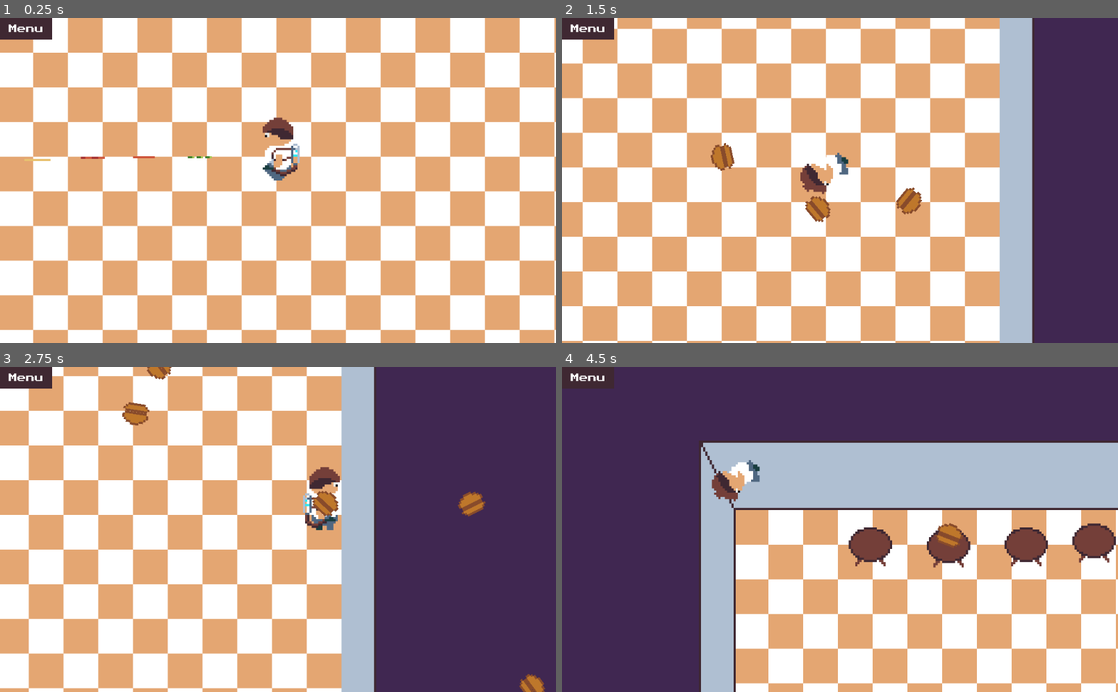
Above: before the commit, frames 1-4 (two rows, left to right).
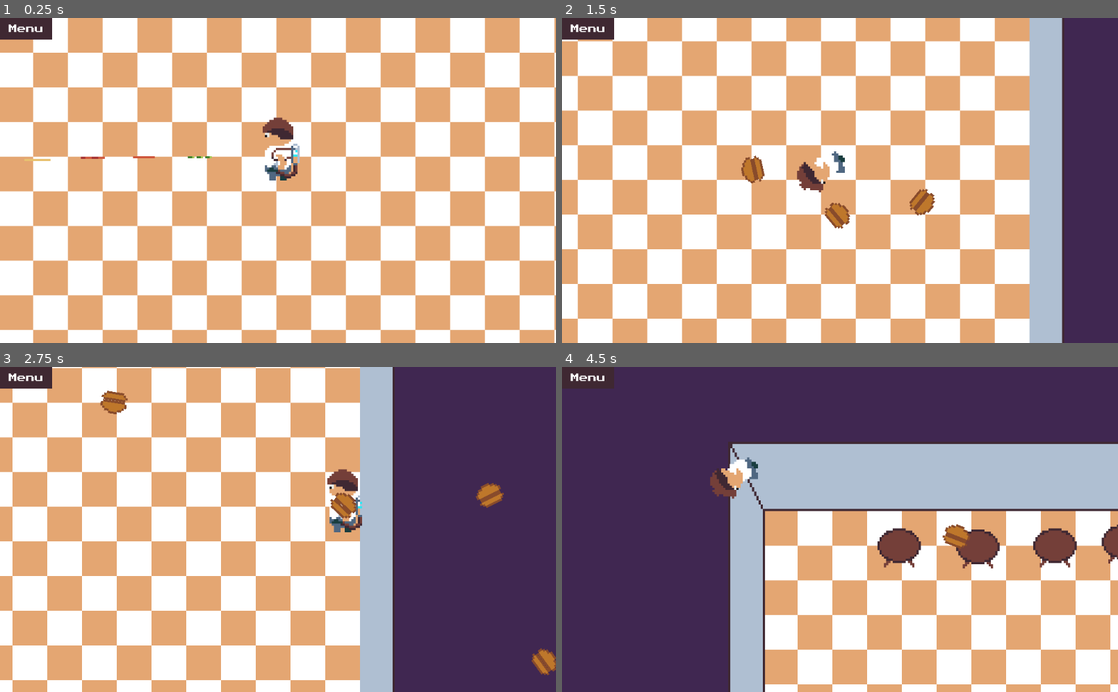
Above: after the commit, the same moments.

Repository: dardanbujupaj/night-shift
Game: Godot game, scene res://scenes/Diner.tscn
Same seed, same stepped clock (60 frames per second), same inputs: the game is played once before the commit and once after it. Sound files missing from this copy of the repository are replaced by a short silence.
Inputs (mouse positions are in pixels of both pictures, inside the frame that each line leads up to):
- Up to frame 1 (0.25 s): no input
- Up to frame 2 (1.5 s): move the mouse to (962, 164) at 0.52 s; press the mouse at (962, 164) at 0.53 s; hold D (move_right) 0.53-1.28 s; move the mouse to (728, 196) at 1.27 s; release the mouse at (728, 196) at 1.28 s; hold S (move_down) from 1.28 s (still down); right-click (728, 196) at 1.35 s
- Up to frame 3 (2.75 s): click (166, 545) at 1.55 s; move the mouse to (333, 458) at 2.02 s; release S (move_down) at 2.03 s; press the mouse at (333, 458) at 2.03 s; hold D (move_right) from 2.03 s (still down)
- Up to frame 4 (4.5 s): move the mouse to (812, 594) at 2.77 s; release D (move_right) at 2.78 s; release the mouse at (812, 594) at 2.78 s; hold W (move_up) 2.78-3.53 s; tap R at 2.85 s; click (812, 594) at 3.05 s; move the mouse to (1006, 578) at 3.52 s; press the mouse at (1006, 578) at 3.53 s; hold A (move_left) from 3.53 s (still down); move the mouse to (673, 480) at 4.27 s; release the mouse at (673, 480) at 4.28 s; right-click (673, 480) at 4.35 s

The runs differ from the first frame. In frame 1, 0.2% of the frame differs, in the area x 47-54%, y 42-50%; in frame 2, 61%, in the area x 0-91%, y 0-100%; in frame 3, 41%; in frame 4, 38%.

Commit message:
Add COMBO text to PopupLabel for Ingredients. Add color modulate if character or zombies are hit. add a crosshair. spawn more ingredients!!!  Add weapon kickback.

Diff:
--- a/project.godot
+++ b/project.godot
@@ -37,6 +37,8 @@
 [display]
 
 window/size/fullscreen=true
+mouse_cursor/custom_image="res://scenes/character/crosshair.png"
+mouse_cursor/custom_image_hotspot=Vector2( 64, 64 )
 
 [importer_defaults]
 
--- a/scenes/Diner.gd
+++ b/scenes/Diner.gd
@@ -31,15 +31,16 @@
 
 
 
-var max_ingredients = 8
+var max_ingredients = 12
 
 func _on_IngredientsTimer_timeout():
 	if get_tree().get_nodes_in_group("ingredients").size() < max_ingredients:
-		var pos = Vector2(rand_range(-250, 250), rand_range(-80, 80))
-		var ingredient = preload("res://scenes/character/burger/Ingredient.tscn").instance()
-		ingredient.ingredient = IngredientDB.Ingredients.values()[randi() % IngredientDB.Ingredients.size()]
-		ingredient.position = pos
-		add_child(ingredient)
+		for i in range(3):
+			var pos = Vector2(rand_range(-250, 250), rand_range(-80, 80))
+			var ingredient = preload("res://scenes/character/burger/Ingredient.tscn").instance()
+			ingredient.ingredient = IngredientDB.Ingredients.values()[randi() % IngredientDB.Ingredients.size()]
+			ingredient.position = pos
+			add_child(ingredient)
 
 
 func _on_Menu_pressed():
--- a/scenes/Diner.tscn
+++ b/scenes/Diner.tscn
@@ -7,6 +7,7 @@
 [ext_resource path="res://scenes/Diner.gd" type="Script" id=5]
 [ext_resource path="res://ui/PauseMenu.tscn" type="PackedScene" id=6]
 [ext_resource path="res://ui/default_theme.tres" type="Theme" id=7]
+[ext_resource path="res://sound/night-shift-theme.wav" type="AudioStream" id=8]
 
 [sub_resource type="RectangleShape2D" id=1]
 extents = Vector2( 283.098, 84.3672 )
@@ -74,7 +75,7 @@
 position = Vector2( -240.144, 0 )
 
 [node name="IngredientsTimer" type="Timer" parent="."]
-wait_time = 5.0
+wait_time = 3.0
 autostart = true
 
 [node name="YSort" type="YSort" parent="."]
@@ -149,6 +150,10 @@
 text = "Menu"
 
 [node name="PauseMenu" parent="CanvasLayer" instance=ExtResource( 6 )]
+
+[node name="AudioStreamPlayer" type="AudioStreamPlayer" parent="."]
+stream = ExtResource( 8 )
+autoplay = true
 [connection signal="timeout" from="ZombieTimer" to="." method="_on_ZombieTimer_timeout"]
 [connection signal="timeout" from="IngredientsTimer" to="." method="_on_IngredientsTimer_timeout"]
 [connection signal="pressed" from="CanvasLayer/HBoxContainer/Menu" to="." method="_on_Menu_pressed"]
--- a/scenes/character/Character.gd
+++ b/scenes/character/Character.gd
@@ -5,6 +5,8 @@
 const ACCELERATION = 500
 const MAX_SPEED = 300
 const DODGE_SPEED = 200
+
+const WEAPON_KICKBACK = 300
 
 var hitpoints = 10
 
@@ -33,7 +35,7 @@
 
 # Called when the node enters the scene tree for the first time.
 func _ready():
-	pass # Replace with function body.
+	pass
 
 
 func _process(delta):
@@ -97,6 +99,9 @@
 		projectile.damage = 1
 		get_parent().add_child(projectile)
 		last_shot = OS.get_ticks_msec()
+		Input.get_current_cursor_shape()
+
+		knockback_velocity -= projectile.direction * WEAPON_KICKBACK
 
 
 func dodge():
@@ -113,6 +118,10 @@
 	knockback_velocity += impact_velocity
 	$Camera2D.add_trauma(.3)
 
+	$HitTween.interpolate_property(self, "modulate", Color.white, Color.white * 2, 0.1, Tween.TRANS_BOUNCE, Tween.EASE_IN_OUT)
+	$HitTween.interpolate_property(self, "modulate", Color.white * 2, Color.white, 0.1, Tween.TRANS_BOUNCE, Tween.EASE_IN_OUT, 0.1)
+	$HitTween.start()
+
 func die():
 	pass
 
--- a/scenes/character/Character.tscn
+++ b/scenes/character/Character.tscn
@@ -82,11 +82,13 @@
 position = Vector2( 0, -16 )
 frames = SubResource( 12 )
 animation = "walk"
-frame = 1
+frame = 2
 playing = true
 
 [node name="DodgeAudioStreamPlayer" type="AudioStreamPlayer2D" parent="."]
 
 [node name="ShootAudioStreamPlayer" type="AudioStreamPlayer2D" parent="."]
 stream = ExtResource( 4 )
+
+[node name="HitTween" type="Tween" parent="."]
 [connection signal="animation_finished" from="AnimatedSprite" to="." method="_on_AnimatedSprite_animation_finished"]
--- a/scenes/character/PopupLabel.tscn
+++ b/scenes/character/PopupLabel.tscn
@@ -9,6 +9,8 @@
 _data = [ Vector2( 0, 1 ), 0.0, 354.065, 0, 0, Vector2( 1, 100 ), 0.0, 0.0, 0, 0 ]
 
 [sub_resource type="DynamicFont" id=2]
+outline_size = 1
+outline_color = Color( 0, 0, 0, 1 )
 font_data = ExtResource( 2 )
 
 [node name="PopupLabel" type="Node2D"]
--- a/scenes/character/burger/Burger.gd
+++ b/scenes/character/burger/Burger.gd
@@ -7,7 +7,7 @@
 var is_active = true
 
 var current_height = 0
-var layers = 1
+var layers = 0
 
 var direction = Vector2()
 var angular_velocity: float
@@ -27,7 +27,8 @@
 
 
 func _physics_process(delta):
-	position += direction * speed * delta
+	if is_active:
+		position += direction * speed * delta
 
 # Add a Ingredients to the Burger
 # see Ingredients-enum
@@ -49,6 +50,8 @@
 	var label = preload("res://scenes/character/PopupLabel.tscn").instance()
 
 	label.text = IngredientDB.Ingredients.keys()[ingredient]
+	if (layers > 1):
+		label.text += "\nCOMBO x" + str(layers)
 	label.modulate = data["color"]
 	label.position = position
 	get_tree().root.add_child(label)
@@ -57,7 +60,8 @@
 
 func _on_Bread_body_entered(body: Node):
 	if is_active and body.is_in_group("enemies") and body.has_method("hit"):
-		body.hit(damage * layers, direction * knockback * layers)
+		var multiplier = layers + 1
+		body.hit(damage * multiplier, direction * knockback * multiplier)
 		is_active = false
 		$AudioStreamPlayer2D.play()
 		yield($AudioStreamPlayer2D, "finished")
--- a/scenes/enemies/Enemy.gd
+++ b/scenes/enemies/Enemy.gd
@@ -83,6 +83,10 @@
 		die()
 	knockback_velocity = impact_velocity
 
+	$HitTween.interpolate_property(self, "modulate", Color.white, Color.white * 10, 0.1, Tween.TRANS_BOUNCE, Tween.EASE_IN_OUT)
+	$HitTween.interpolate_property(self, "modulate", Color.white * 10, Color.white, 0.1, Tween.TRANS_BOUNCE, Tween.EASE_IN_OUT, 0.1)
+	$HitTween.start()
+
 
 # is called when the enemies hitpoints drop to zero
 func die():
--- a/scenes/enemies/Zombie.tscn
+++ b/scenes/enemies/Zombie.tscn
@@ -25,3 +25,5 @@
 position = Vector2( 0, -8 )
 enabled = true
 cast_to = Vector2( 10, 0 )
+
+[node name="HitTween" type="Tween" parent="."]
Not shown: 1 places in scenes/Diner.tscn that only renumber resources
Binary file added: scenes/character/crosshair.aseprite
Binary file added: scenes/character/crosshair.png
Not shown, added: scenes/character/crosshair.png.import
Not shown, added: sound/night-shift-1.wav.import
Not shown, added: sound/night-shift-theme.wav.import
Not shown: 4 places in ui/default_theme.tres that only renumber resources
Not shown, added: sound/night-shift-1.wav
Not shown, added: sound/night-shift-theme.wav
